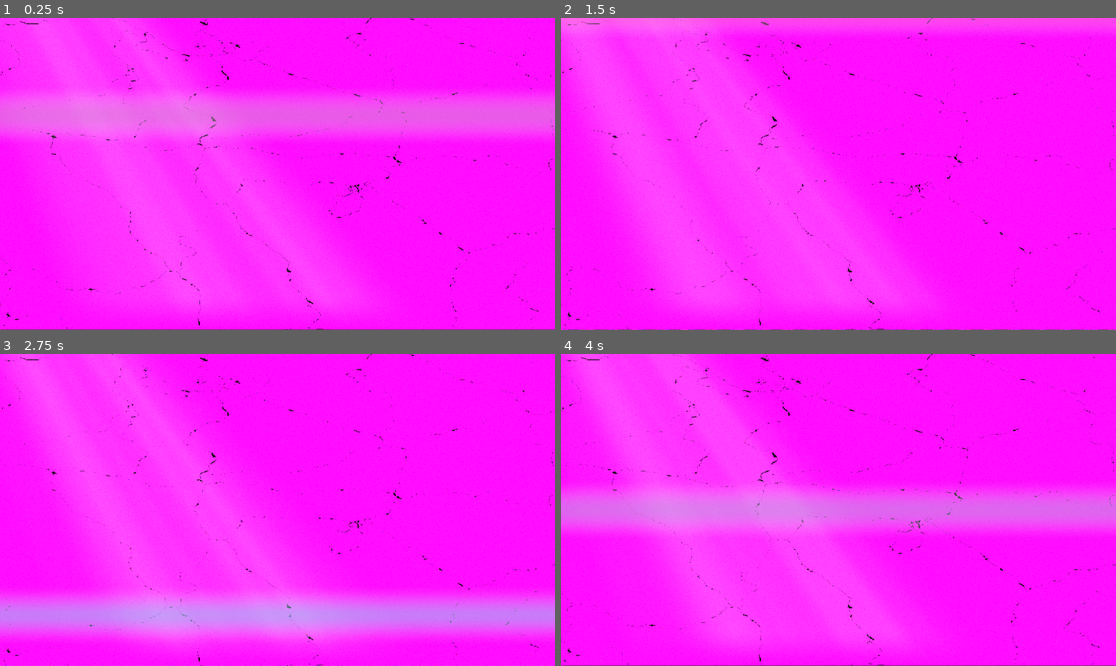
Above: before the commit, frames 1-4 (two rows, left to right).
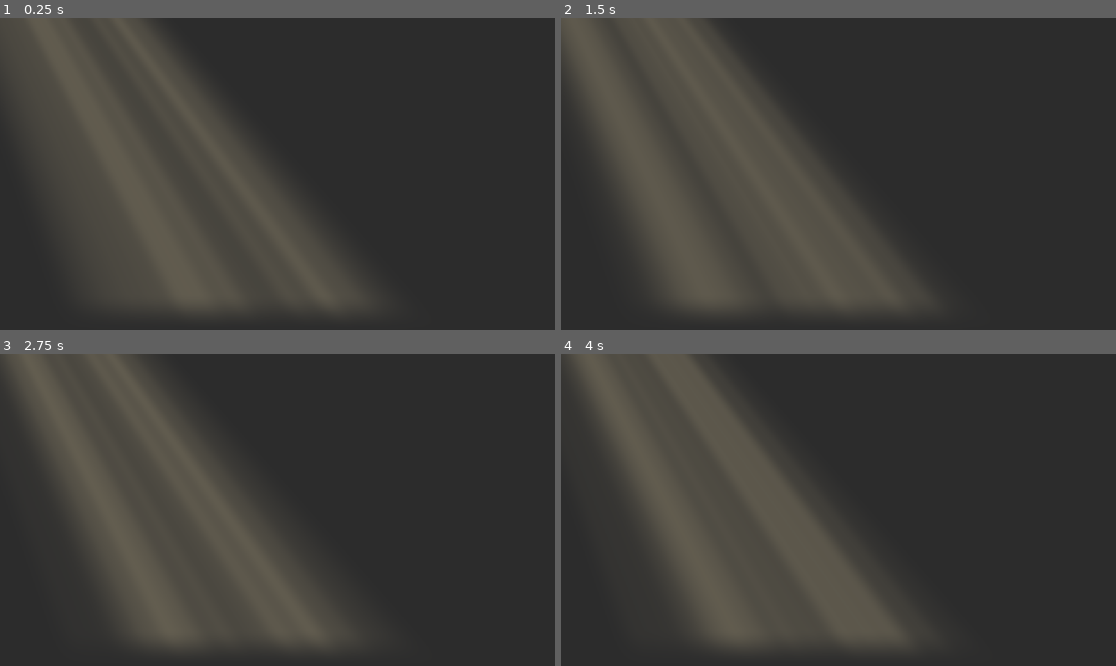
Above: after the commit, the same moments.

Repository: face-hh/wattesigma
Game: Godot game, scene res://Scenes/CEF.tscn
Two runs of this game, one before a commit and one after it. Both use one fixed random seed, a clock stepped at 60 frames per second and the inputs below.
Inputs (mouse positions are in pixels of both pictures, inside the frame that each line leads up to):
- Up to frame 1 (0.25 s): no input
- Up to frame 2 (1.5 s): tap Enter at 0.5, 0.6 s; move the mouse to (960, 158) at 0.52 s; hold Up 0.53-1.28 s; click (960, 158) at 0.67 s; move the mouse to (727, 189) at 1.27 s; hold S from 1.28 s (still down); tap Keypad Enter at 1.35 s; click (727, 189) at 1.42 s
- Up to frame 3 (2.75 s): move the mouse to (333, 441) at 2.02 s; release S at 2.03 s; hold Up from 2.03 s (still down); tap Enter at 2.1 s; click (333, 441) at 2.17 s
- Up to frame 4 (4 s): move the mouse to (810, 572) at 2.77 s; tap Keypad Enter at 2.85 s; click (810, 572) at 2.92 s; move the mouse to (1005, 556) at 3.52 s; release Up at 3.53 s; hold S from 3.53 s (still down); tap Enter at 3.6 s; click (1005, 556) at 3.67 s

The runs differ from the first frame. In frame 1, 100% of the frame differs, in the area x 0-100%, y 0-100%; in frame 2, 100%; in frame 3, 100%; in frame 4, 100%.
Error in both runs: Invalid call. Nonexistent function 'initialize' in base 'Node'. (res://Scripts/CEF.gd:240)

Commit message:
camera rotation

Diff:
--- a/Scenes/CEF.tscn
+++ b/Scenes/CEF.tscn
@@ -8,6 +8,7 @@
 [ext_resource type="Shader" path="res://Shaders/wind.gdshader" id="5_j6ru3"]
 [ext_resource type="Shader" path="res://Shaders/BloodLossFeverBullshit.gdshader" id="6_6nit7"]
 [ext_resource type="Shader" path="res://Shaders/test3.gdshader" id="7_tdbtu"]
+[ext_resource type="Script" path="res://Scripts/Camera.gd" id="9_0xrsy"]
 
 [sub_resource type="ShaderMaterial" id="ShaderMaterial_gxtfe"]
 shader = ExtResource("2_qqkxj")
@@ -216,6 +217,7 @@
 environment = SubResource("Environment_uw372")
 
 [node name="ColorRect" type="ColorRect" parent="."]
+visible = false
 material = SubResource("ShaderMaterial_kp26g")
 layout_mode = 0
 offset_right = 1152.0
@@ -231,6 +233,7 @@
 mouse_filter = 2
 
 [node name="CanvasLayer2" type="CanvasLayer" parent="."]
+visible = false
 
 [node name="ColorRect" type="ColorRect" parent="CanvasLayer2"]
 material = SubResource("ShaderMaterial_7khm3")
@@ -239,6 +242,7 @@
 mouse_filter = 2
 
 [node name="CanvasLayer" type="CanvasLayer" parent="."]
+visible = false
 
 [node name="FeverDream" type="ColorRect" parent="CanvasLayer"]
 material = SubResource("ShaderMaterial_41mvn")
@@ -252,5 +256,10 @@
 offset_bottom = 648.0
 mouse_filter = 2
 
+[node name="Camera2D" type="Camera2D" parent="."]
+offset = Vector2(576, 324)
+zoom = Vector2(1.03, 1.03)
+script = ExtResource("9_0xrsy")
+
 [connection signal="gui_input" from="Panel/VBox/TextureRect" to="." method="_on_TextureRect_gui_input"]
 [connection signal="resized" from="Panel/VBox/TextureRect" to="." method="_on_texture_rect_resized"]
--- a/Scenes/SearchBar.tscn
+++ b/Scenes/SearchBar.tscn
@@ -20,8 +20,8 @@
 [node name="TextEdit" type="TextEdit" parent="." groups=["gui_input"]]
 material = SubResource("ShaderMaterial_7c5eb")
 layout_mode = 0
-offset_right = 496.0
-offset_bottom = 65.0
+offset_right = 483.0
+offset_bottom = 69.0
 theme_override_colors/background_color = Color(0, 0, 0, 1)
 theme_override_constants/line_spacing = 10
 theme_override_font_sizes/font_size = 26
--- /dev/null
+++ b/Scripts/Camera.gd
@@ -0,0 +1,47 @@
+extends Camera2D
+
+var radius = 5.0  # Radius for circular motion
+var angular_speed = 1.0  # Speed of rotation
+var angle = 0.0  # Current angle of rotation
+var inactivity_timer = 0.0  # Timer to track cursor inactivity
+var inactivity_threshold = 1.0  # Time in seconds before starting circular motion
+var last_cursor_position = Vector2.ZERO  # To detect cursor movement
+var follow_strength = 0.010  # How strongly the camera follows the cursor (0.0 to 1.0)
+
+var initial_rect_position: Vector2
+var initial_rect_size: Vector2
+
+func _ready():
+	last_cursor_position = get_global_mouse_position()
+	var color_rect = $"../CanvasLayer3/ColorRect2"
+	initial_rect_position = color_rect.position
+	initial_rect_size = color_rect.size
+
+func _process(delta):
+	var color_rect = $"../CanvasLayer3/ColorRect2"
+	var base_position = initial_rect_position + (color_rect.size - initial_rect_size) / 2
+	var cursor_position = get_global_mouse_position()
+
+	if cursor_position != last_cursor_position:
+		# Cursor is moving
+		inactivity_timer = 0.0
+		var cursor_offset = (cursor_position - base_position) * follow_strength
+		position = base_position + cursor_offset
+	else:
+		# Cursor is not moving
+		inactivity_timer += delta
+		if inactivity_timer >= inactivity_threshold:
+			# Perform circular motion
+			angle += angular_speed * delta
+			var circular_offset = Vector2(cos(angle), sin(angle)) * radius
+			position = base_position + circular_offset
+		else:
+			# Gradually return to base position
+			position = position.lerp(base_position, delta * 2)
+
+	# Always update the circular motion, even when following the cursor
+	angle += angular_speed * delta
+	var circular_offset = Vector2(cos(angle), sin(angle)) * radius
+	position += circular_offset
+
+	last_cursor_position = cursor_position
--- a/project.godot
+++ b/project.godot
@@ -10,7 +10,7 @@
 
 [application]
 
-config/name="CEF in 2D"
+config/name="Bussin Wattesigma"
 run/main_scene="res://Scenes/CEF.tscn"
 config/features=PackedStringArray("4.2")
 config/icon="res://icon.png"
Not shown: 1 places in Scenes/CEF.tscn that only renumber resources
